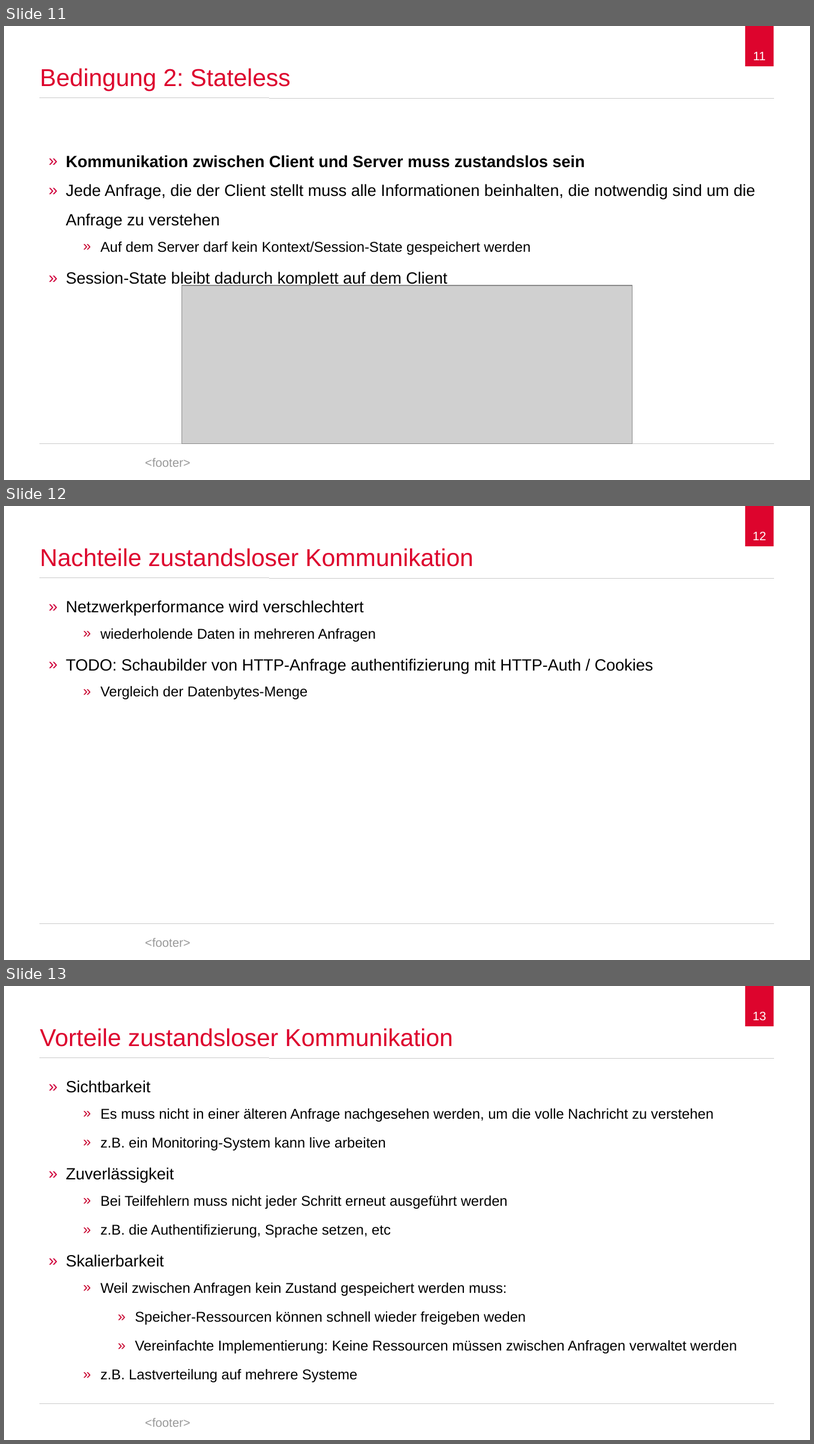
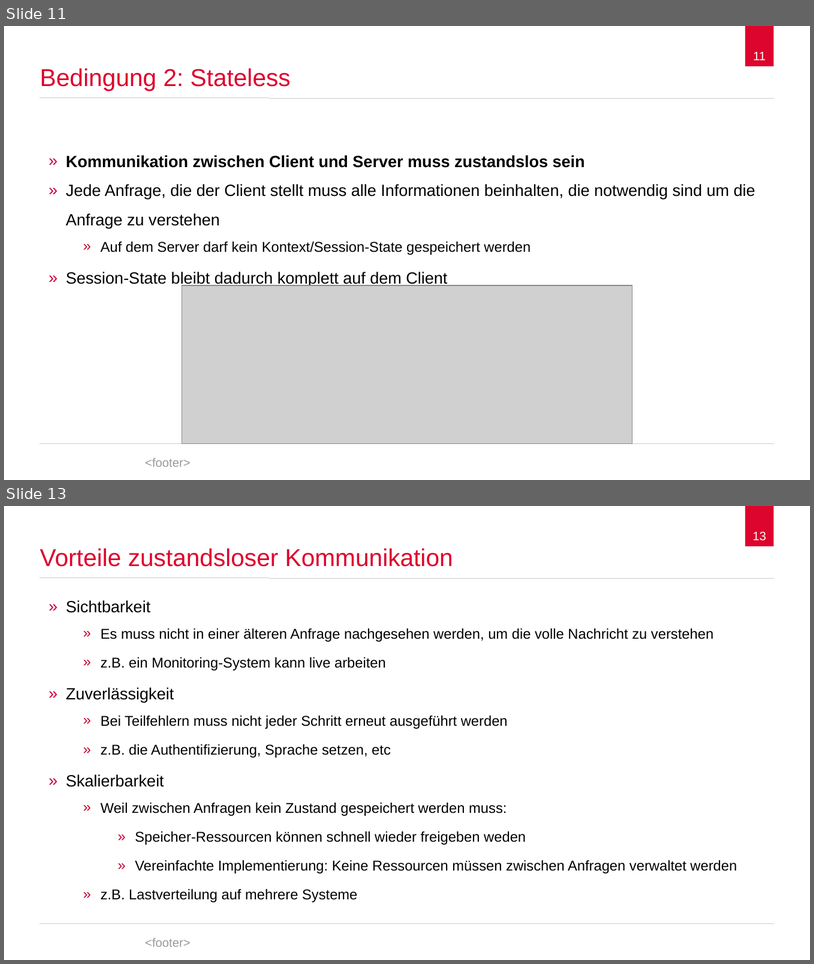
Before and after one commit to spaceone/presentations, a slide deck: representational-state-transfer/representational-state-transfer.odp. Shown one above the other, each under a label of ours: slides 11, 12 and 13 before the commit, slides 11 and 13 after it; the slides between them are not shown. The pictures are 814x1444 and 814x964 pixels, drawn with LibreOffice and Linux fonts; fonts in the diff are those of the drawing; grey boxes stand for pictures; background and template pictures are left out. Boxes give left, top, right and bottom in pixels: in the first picture for what was removed or moved away, otherwise in the second. Text is boxed around its words. In the diff, an @@ line names an element or a change of style, - is before the commit and + after.

```diff
--- a/representational-state-transfer/representational-state-transfer.odp
+++ b/representational-state-transfer/representational-state-transfer.odp
@@ slide 12 removed at (4, 506, 810, 960), background #FFFFFF; not listed: 5 template elements that a slide beside it also shows @@
@@ title removed at (40, 548, 474, 567) @@
-Nachteile zustandsloser Kommunikation
@@ text removed at (66, 600, 654, 699) @@
-» Netzwerkperformance wird verschlechtert
-    » wiederholende Daten in mehreren Anfragen
-» TODO: Schaubilder von HTTP-Anfrage authentifizierung mit HTTP-Auth / Cookies
-    » Vergleich der Datenbytes-Menge
```
Also in this commit, not shown: 10 slides changed, 5 slides added, 8 other slides removed, 3 other files.
